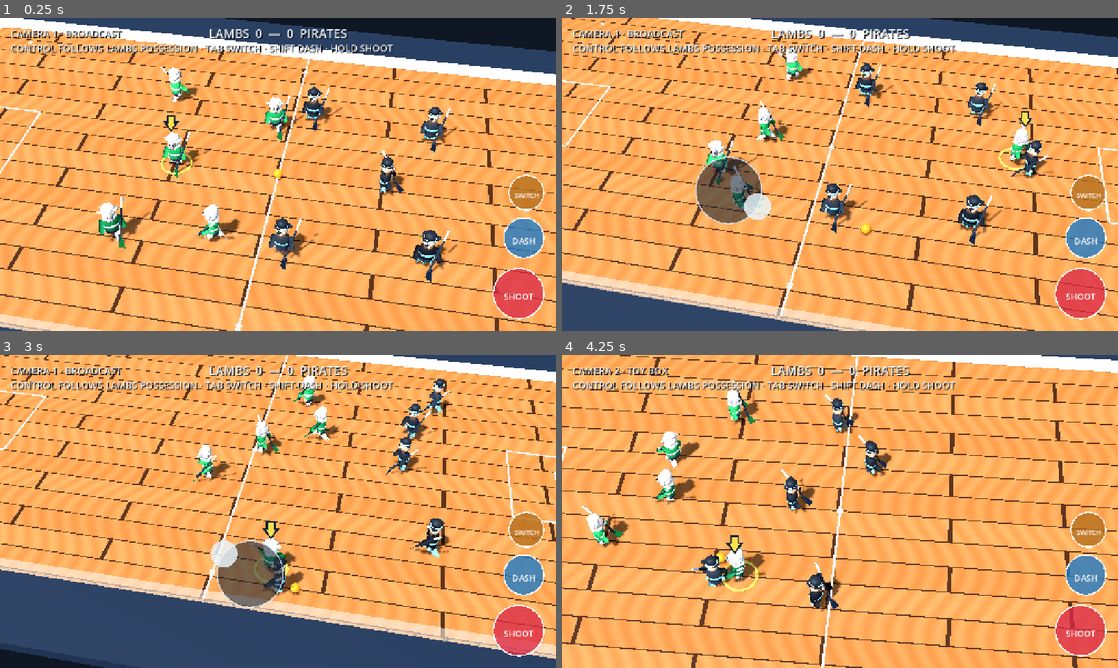
Above: before the commit, frames 1-4 (two rows, left to right).
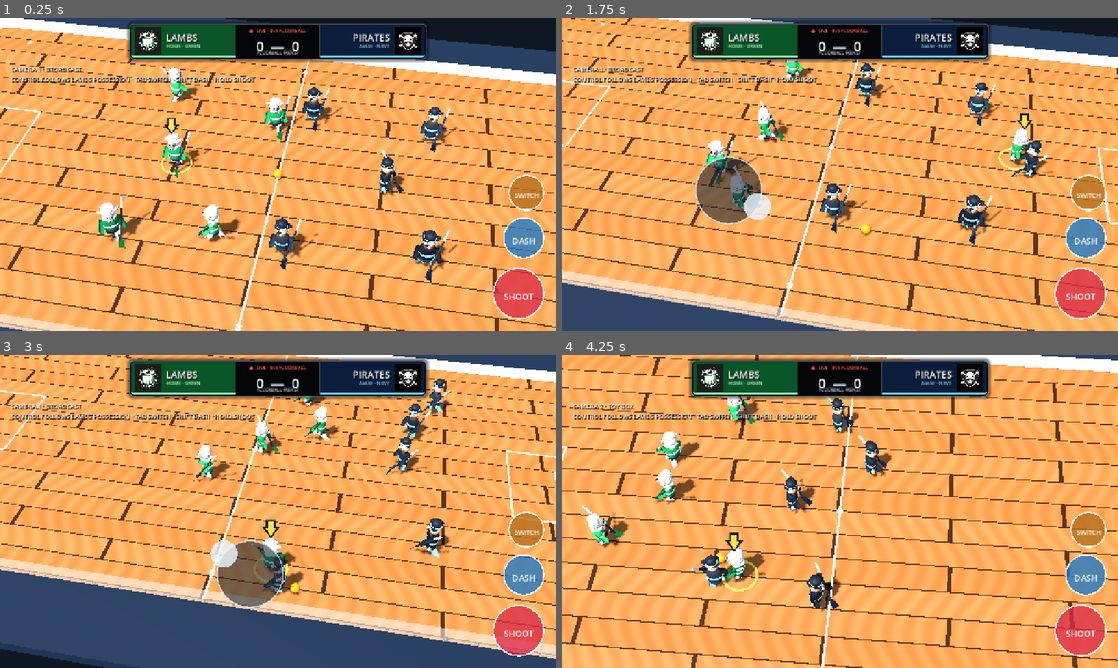
Above: after the commit, the same moments.

Repository: dylanwatsonsoftware/floorball-frenzy-3d
Game: Godot game, scene res://scenes/app/main.tscn
Same seed, same stepped clock (60 frames per second), same inputs: the game is played once before the commit and once after it.
Inputs (mouse positions are in pixels of both pictures, inside the frame that each line leads up to):
- Up to frame 1 (0.25 s): no input
- Up to frame 2 (1.75 s): tap Enter at 0.5 s; move the mouse to (962, 158) at 0.52 s; hold D (move_right) 0.53-1.25 s; tap Shift (dash) at 0.6 s; click (962, 158) at 0.67 s; drag from (728, 190) to (812, 237) at 1.27 s
- Up to frame 3 (3 s): move the mouse to (333, 442) at 2.02 s; hold D (move_right) 2.03-2.75 s; tap Backspace (switch_player) at 2.1 s; click (333, 442) at 2.17 s; drag from (250, 574) to (111, 464) at 2.77 s
- Up to frame 4 (4.25 s): move the mouse to (1006, 558) at 3.52 s; hold A (move_left) from 3.53 s (still down); tap 2 at 3.6 s; click (1006, 558) at 3.67 s

The runs differ from the first frame. In frame 1, 7.8% of the frame differs, in the area x 1-77%, y 1-38%; in frame 2, 8.5%; in frame 3, 8.9%, in the area x 1-78%, y 0-59%; in frame 4, 8.9%.

Commit message:
feat: add broadcast matchup HUD

Diff:
--- a/scenes/app/main.tscn
+++ b/scenes/app/main.tscn
@@ -1,10 +1,46 @@
-[gd_scene load_steps=6 format=3]
+[gd_scene load_steps=11 format=3]
 
 [ext_resource type="Script" path="res://scripts/app/main.gd" id="1_main"]
 [ext_resource type="Script" path="res://scripts/presentation/greybox_arena.gd" id="2_arena"]
 [ext_resource type="Script" path="res://scripts/gameplay/mobile_controls.gd" id="3_mobile"]
 [ext_resource type="Script" path="res://scripts/presentation/web_display_controls.gd" id="4_display"]
 [ext_resource type="Script" path="res://scripts/gameplay/match_flow.gd" id="5_match"]
+[ext_resource type="Texture2D" path="res://assets/ui/lambs-logo.jpg" id="6_lambs_logo"]
+[ext_resource type="Texture2D" path="res://assets/ui/pirates-logo.jpg" id="7_pirates_logo"]
+
+[sub_resource type="StyleBoxFlat" id="StyleBox_score_backdrop"]
+bg_color = Color(0.025, 0.035, 0.055, 0.94)
+border_width_left = 2
+border_width_top = 2
+border_width_right = 2
+border_width_bottom = 2
+border_color = Color(0.7, 0.77, 0.84, 0.42)
+corner_radius_top_left = 8
+corner_radius_top_right = 8
+corner_radius_bottom_right = 8
+corner_radius_bottom_left = 8
+shadow_color = Color(0, 0, 0, 0.55)
+shadow_size = 8
+
+[sub_resource type="StyleBoxFlat" id="StyleBox_lambs_panel"]
+bg_color = Color(0.035, 0.34, 0.16, 0.98)
+border_width_bottom = 5
+border_color = Color(0.54, 0.95, 0.63, 1)
+corner_radius_top_left = 7
+corner_radius_bottom_left = 7
+
+[sub_resource type="StyleBoxFlat" id="StyleBox_pirates_panel"]
+bg_color = Color(0.035, 0.12, 0.24, 0.98)
+border_width_bottom = 5
+border_color = Color(0.38, 0.82, 0.96, 1)
+corner_radius_top_right = 7
+corner_radius_bottom_right = 7
+
+[sub_resource type="StyleBoxFlat" id="StyleBox_centre_panel"]
+bg_color = Color(0.015, 0.02, 0.032, 1)
+border_width_left = 2
+border_width_right = 2
+border_color = Color(0.95, 0.97, 1, 0.22)
 
 [node name="Main" type="Node3D"]
 script = ExtResource("1_main")
@@ -24,17 +60,167 @@
 mouse_filter = 2
 color = Color(0.86, 0.12, 0.25, 0.32)
 
+[node name="BroadcastScoreBug" type="Control" parent="HUD"]
+anchors_preset = 10
+anchor_right = 1.0
+offset_left = 16.0
+offset_top = 12.0
+offset_right = -16.0
+offset_bottom = 96.0
+grow_horizontal = 2
+mouse_filter = 2
+
+[node name="Backdrop" type="Panel" parent="HUD/BroadcastScoreBug"]
+anchors_preset = 8
+anchor_left = 0.5
+anchor_top = 0.5
+anchor_right = 0.5
+anchor_bottom = 0.5
+offset_left = -342.0
+offset_top = -42.0
+offset_right = 342.0
+offset_bottom = 42.0
+grow_horizontal = 2
+grow_vertical = 2
+theme_override_styles/panel = SubResource("StyleBox_score_backdrop")
+
+[node name="LambsPanel" type="Panel" parent="HUD/BroadcastScoreBug"]
+anchors_preset = 8
+anchor_left = 0.5
+anchor_top = 0.5
+anchor_right = 0.5
+anchor_bottom = 0.5
+offset_left = -338.0
+offset_top = -38.0
+offset_right = -98.0
+offset_bottom = 38.0
+grow_horizontal = 2
+grow_vertical = 2
+theme_override_styles/panel = SubResource("StyleBox_lambs_panel")
+
+[node name="LambsLogo" type="TextureRect" parent="HUD/BroadcastScoreBug/LambsPanel"]
+offset_left = 6.0
+offset_top = 5.0
+offset_right = 72.0
+offset_bottom = 67.0
+mouse_filter = 2
+texture = ExtResource("6_lambs_logo")
+expand_mode = 1
+stretch_mode = 5
+
+[node name="LambsName" type="Label" parent="HUD/BroadcastScoreBug/LambsPanel"]
+offset_left = 80.0
+offset_top = 13.0
+offset_right = 230.0
+offset_bottom = 42.0
+theme_override_colors/font_color = Color(1, 1, 1, 1)
+theme_override_colors/font_shadow_color = Color(0, 0, 0, 0.75)
+theme_override_constants/shadow_offset_x = 2
+theme_override_constants/shadow_offset_y = 2
+theme_override_font_sizes/font_size = 22
+text = "LAMBS"
+
+[node name="LambsRole" type="Label" parent="HUD/BroadcastScoreBug/LambsPanel"]
+offset_left = 81.0
+offset_top = 41.0
+offset_right = 225.0
+offset_bottom = 63.0
+theme_override_colors/font_color = Color(0.73, 1, 0.78, 0.9)
+theme_override_font_sizes/font_size = 11
+text = "HOME · GREEN"
+
+[node name="PiratesPanel" type="Panel" parent="HUD/BroadcastScoreBug"]
+anchors_preset = 8
+anchor_left = 0.5
+anchor_top = 0.5
+anchor_right = 0.5
+anchor_bottom = 0.5
+offset_left = 98.0
+offset_top = -38.0
+offset_right = 338.0
+offset_bottom = 38.0
+grow_horizontal = 2
+grow_vertical = 2
+theme_override_styles/panel = SubResource("StyleBox_pirates_panel")
+
+[node name="PiratesName" type="Label" parent="HUD/BroadcastScoreBug/PiratesPanel"]
+offset_left = 10.0
+offset_top = 13.0
+offset_right = 160.0
+offset_bottom = 42.0
+theme_override_colors/font_color = Color(1, 1, 1, 1)
+theme_override_colors/font_shadow_color = Color(0, 0, 0, 0.75)
+theme_override_constants/shadow_offset_x = 2
+theme_override_constants/shadow_offset_y = 2
+theme_override_font_sizes/font_size = 22
+text = "PIRATES"
+horizontal_alignment = 2
+
+[node name="PiratesRole" type="Label" parent="HUD/BroadcastScoreBug/PiratesPanel"]
+offset_left = 10.0
+offset_top = 41.0
+offset_right = 159.0
+offset_bottom = 63.0
+theme_override_colors/font_color = Color(0.62, 0.9, 1, 0.92)
+theme_override_font_sizes/font_size = 11
+text = "AWAY · NAVY"
+horizontal_alignment = 2
+
+[node name="PiratesLogo" type="TextureRect" parent="HUD/BroadcastScoreBug/PiratesPanel"]
+offset_left = 168.0
+offset_top = 5.0
+offset_right = 234.0
+offset_bottom = 67.0
+mouse_filter = 2
+texture = ExtResource("7_pirates_logo")
+expand_mode = 1
+stretch_mode = 5
+
+[node name="CentrePanel" type="Panel" parent="HUD/BroadcastScoreBug"]
+anchors_preset = 8
+anchor_left = 0.5
+anchor_top = 0.5
+anchor_right = 0.5
+anchor_bottom = 0.5
+offset_left = -98.0
+offset_top = -38.0
+offset_right = 98.0
+offset_bottom = 38.0
+grow_horizontal = 2
+grow_vertical = 2
+theme_override_styles/panel = SubResource("StyleBox_centre_panel")
+
+[node name="LiveLabel" type="Label" parent="HUD/BroadcastScoreBug/CentrePanel"]
+offset_left = 8.0
+offset_top = 5.0
+offset_right = 188.0
+offset_bottom = 22.0
+theme_override_colors/font_color = Color(1, 0.32, 0.28, 1)
+theme_override_font_sizes/font_size = 11
+text = "●  LIVE · 6v6 FLOORBALL"
+horizontal_alignment = 1
+
+[node name="MatchLabel" type="Label" parent="HUD/BroadcastScoreBug/CentrePanel"]
+offset_left = 8.0
+offset_top = 57.0
+offset_right = 188.0
+offset_bottom = 73.0
+theme_override_colors/font_color = Color(0.73, 0.78, 0.86, 0.95)
+theme_override_font_sizes/font_size = 10
+text = "FLOORBALL FRENZY"
+horizontal_alignment = 1
+
 [node name="CameraLabel" type="Label" parent="HUD"]
 offset_left = 24.0
-offset_top = 20.0
-offset_right = 430.0
-offset_bottom = 84.0
+offset_top = 108.0
+offset_right = 470.0
+offset_bottom = 154.0
 theme_override_colors/font_color = Color(0.95, 0.98, 1, 1)
 theme_override_colors/font_shadow_color = Color(0, 0, 0, 0.8)
 theme_override_constants/shadow_offset_x = 2
 theme_override_constants/shadow_offset_y = 2
-theme_override_font_sizes/font_size = 22
-text = "CAMERA 1 · BROADCAST\nCONTROL FOLLOWS LAMBS POSSESSION · MOVE + HOLD SHOOT"
+theme_override_font_sizes/font_size = 14
+text = "CAMERA 1 · BROADCAST\nCONTROL FOLLOWS LAMBS POSSESSION · MOVE · DASH · HOLD SHOOT · SWITCH"
 
 [node name="ChargeLabel" type="Label" parent="HUD"]
 anchors_preset = 7
@@ -59,15 +245,15 @@
 [node name="ScoreLabel" type="Label" parent="HUD"]
 anchors_preset = 10
 anchor_right = 1.0
-offset_top = 16.0
-offset_bottom = 58.0
+offset_top = 42.0
+offset_bottom = 76.0
 grow_horizontal = 2
 theme_override_colors/font_color = Color(0.95, 0.98, 1, 1)
 theme_override_colors/font_shadow_color = Color(0, 0, 0, 0.85)
 theme_override_constants/shadow_offset_x = 2
 theme_override_constants/shadow_offset_y = 2
-theme_override_font_sizes/font_size = 28
-text = "LAMBS  0  —  0  PIRATES"
+theme_override_font_sizes/font_size = 32
+text = "0  —  0"
 horizontal_alignment = 1
 
 [node name="RedHeatBar" type="ProgressBar" parent="HUD"]
@@ -187,9 +373,9 @@
 anchor_left = 1.0
 anchor_right = 1.0
 offset_left = -194.0
-offset_top = 18.0
+offset_top = 108.0
 offset_right = -18.0
-offset_bottom = 66.0
+offset_bottom = 156.0
 grow_horizontal = 0
 mouse_default_cursor_shape = 2
 theme_override_colors/font_color = Color(0.95, 0.98, 1, 1)
--- a/scripts/gameplay/match_flow.gd
+++ b/scripts/gameplay/match_flow.gd
@@ -86,7 +86,7 @@
 
 
 func _update_score_label() -> void:
-	_score_label.text = "LAMBS  %d  —  %d  PIRATES" % [score.red, score.blue]
+	_score_label.text = "%d  —  %d" % [score.red, score.blue]
 
 
 func _team_name(team: StringName) -> String:
--- a/tests/core_hud_test.gd
+++ b/tests/core_hud_test.gd
@@ -15,8 +15,26 @@
 			return
 	var camera_label := scene.get_node("HUD/CameraLabel") as Label
 	var score_label := scene.get_node("HUD/ScoreLabel") as Label
-	if "LAMBS" not in score_label.text or "PIRATES" not in score_label.text:
+	var score_bug := scene.get_node_or_null("HUD/BroadcastScoreBug") as Control
+	if score_bug == null:
+		fail("The match HUD must present the score as a broadcast-style score bug")
+		return
+	for logo_path in ["LambsPanel/LambsLogo", "PiratesPanel/PiratesLogo"]:
+		var logo := score_bug.get_node_or_null(logo_path) as TextureRect
+		if logo == null or logo.texture == null:
+			fail("The broadcast score bug must display the supplied team mark: %s" % logo_path)
+			return
+	var live_label := score_bug.get_node_or_null("CentrePanel/LiveLabel") as Label
+	if live_label == null or "LIVE" not in live_label.text:
+		fail("The broadcast score bug must clearly identify the live match presentation")
+		return
+	var lambs_name := score_bug.get_node_or_null("LambsPanel/LambsName") as Label
+	var pirates_name := score_bug.get_node_or_null("PiratesPanel/PiratesName") as Label
+	if lambs_name == null or pirates_name == null or lambs_name.text != "LAMBS" or pirates_name.text != "PIRATES":
 		fail("The match presentation must identify the local Lambs versus Pirates matchup")
+		return
+	if "—" not in score_label.text:
+		fail("The broadcast score must remain readable independently of the team-name panels")
 		return
 	if "CONTROL FOLLOWS LAMBS POSSESSION" not in camera_label.text:
 		fail("The 6v6 HUD must explain that human control follows the Lambs ball carrier")
Binary file added: assets/ui/lambs-logo.jpg
Not shown, added: assets/ui/lambs-logo.jpg.import
Binary file added: assets/ui/pirates-logo.jpg
Not shown, added: assets/ui/pirates-logo.jpg.import
